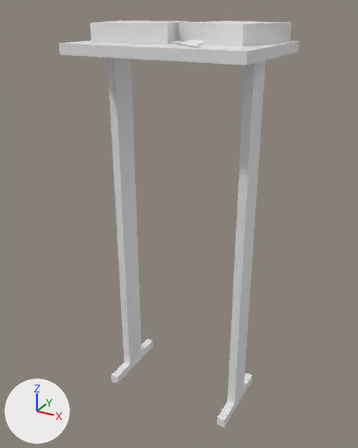
The glTF model assets/DeskWorkSize2V1SwitchBlank.gltf as it was, and as the next commit left it.
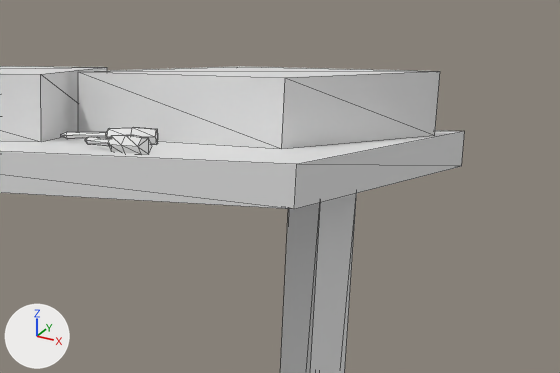
Old and new are each drawn whole from a camera (50 mm lens) standing at (0.653, -1.284, 1.19) and looking at (-0.004, -0.091, 0.593) and again close up on the part from 43% to 92% of the width and 0% to 26% of the height. The axes (+X, +Y, +Z) are drawn at lower left. The lights are the same throughout. The close-ups show mesh edges as thin lines. Where no turn or scale is listed for an object, it has been applied to the vertices.
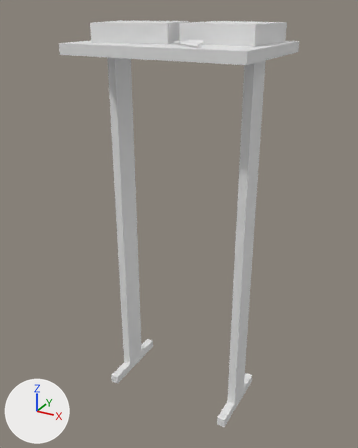
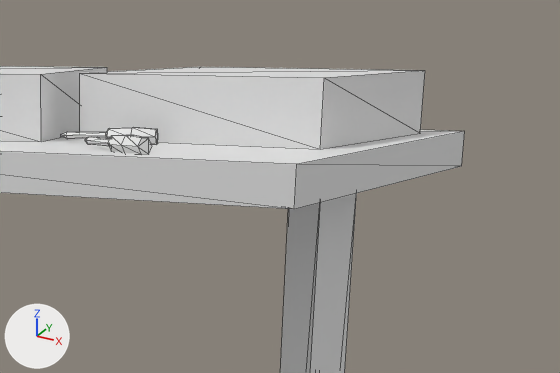
Edits to the bpy script that builds the scene:
```text
Change ob_cube_002:
    ob_cube_002.location: (0.129, -0.037, 1.129) -> (0.129, -0.044, 1.129)
    ob_cube_002.rotation_euler: (0.0, 0.0, -0.261) -> (0.0, 0.0, -0.0457)  # degrees (0, 0, -15) -> degrees (0, 0, -2.6)
```

What differs and where, as boxes (x1, y1, x2, y2) in the close-ups (560 x 373 px):
'Cube.002', moved, turned: before (78, 66, 440, 149); after (80, 67, 425, 149)
